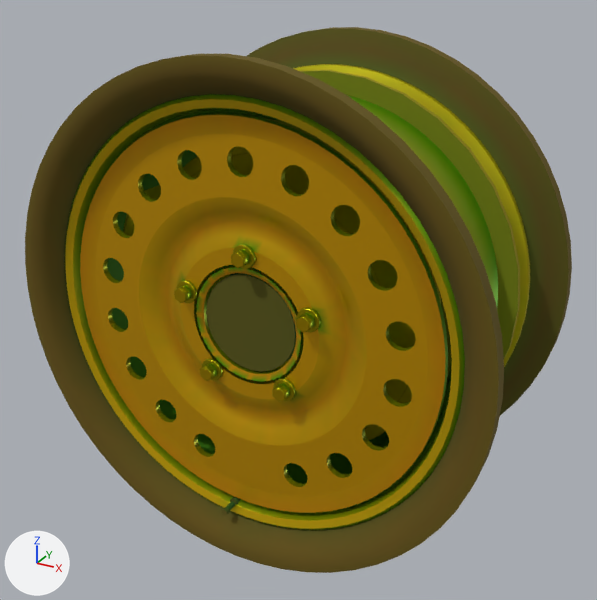
An edit to the glTF model model/parts/rim_FL_steel.glb, drawn before and after from the same camera.
Both versions are drawn from a camera (50 mm lens) standing at (-1.226, -1.565, 0.756) and looking at (-1.631, -0.828, 0.387). Every picture has the same lights, and +X, +Y and +Z are marked at lower left. The first picture is the older version. Where no turn or scale is listed for an object, it has been applied to the vertices. Vertices at exactly the same position are counted once.

Objects in the first picture: 'backing', 'barrel', 'black', 'brake', 'chrome', 'rim', 'tyre' and 2 more.
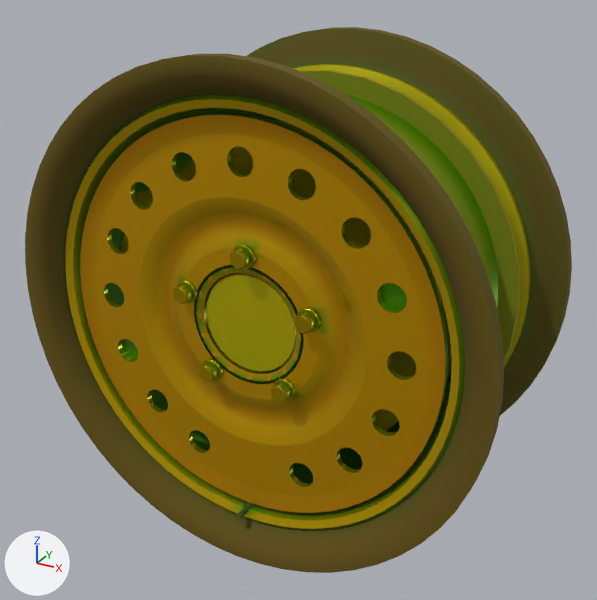
The change, as a list of edits to the scene's bpy script:
```text
Change me_rim:
    used by ob_rim; location = (-1.635, -0.825, 0.396)
    remove me_rim.from_pydata(...)  # 3142 vertices, 6227 faces; spans x -0.231..0.231, y -0.118..0.107, z -0.231..0.231
    add me_rim.from_pydata(...)  # 2970 vertices, 5901 faces; spans x -0.231..0.231, y -0.118..0.107, z -0.231..0.231
    me_rim part 1: 47 vertices moved from x -0.181..-0.044, y -0.108..-0.101, z -0.172..0.172 to x -0.183..-0.05, y -0.108..-0.101, z -0.171..0.17; 265 vertices removed from x -0.181..-0.043, y -0.108..-0.101, z -0.173..0.173; 181 vertices added at x -0.183..-0.05, y -0.108..-0.101, z -0.171..0.171
    me_rim part 2: 50 vertices moved from x 0.044..0.18, y -0.108..-0.101, z -0.172..0.167 to x 0.05..0.182, y -0.108..-0.101, z -0.171..0.17; 262 vertices removed from x 0.043..0.181, y -0.108..-0.101, z -0.173..0.173; 174 vertices added at x 0.05..0.183, y -0.108..-0.101, z -0.171..0.171
    me_rim part 3: 1157 kept faces spanning x -0.231..0.231, y -0.118..0.107, z -0.231..0.231 get new vertex colours; the middle colour goes from yellow #eab700 to yellow #ebb700
Change me_black:
    used by ob_black; location = (-1.635, -0.825, 0.396)
    remove me_black.from_pydata(...)  # 120 vertices, 224 faces; spans x -0.053..0.053, y -0.133..-0.079, z -0.223..0.053
    add me_black.from_pydata(...)  # 72 vertices, 132 faces; spans x -0.005..0.005, y -0.133..-0.105, z -0.224..-0.214
    me_black part 4: the loose piece of 24 vertices spanning x -0.023..-0.013, y -0.114..-0.105, z -0.223..-0.213 is moved by (0.018, 0.0, -0.001)
    me_black part 5: the loose piece of 24 vertices spanning x -0.021..-0.015, y -0.128..-0.11, z -0.221..-0.215 is moved by (0.018, 0.0, -0.001)
    me_black part 6: the loose piece of 24 vertices spanning x -0.021..-0.014, y -0.133..-0.128, z -0.222..-0.215 is moved by (0.018, 0.0, -0.001)
    me_black part 7: the loose piece of 48 vertices spanning x -0.053..0.053, y -0.099..-0.079, z -0.053..0.053 is deleted
Change me_brake:
    used by ob_brake; location = (-1.635, -0.825, 0.396)
    remove me_brake.from_pydata(...)  # 752 vertices, 1416 faces; spans x -0.177..0.177, y -0.116..-0.022, z -0.177..0.177
    add me_brake.from_pydata(...)  # 800 vertices, 1508 faces; spans x -0.177..0.177, y -0.116..-0.022, z -0.177..0.177
    me_brake part 8: a new loose piece, a 24-sided cylinder along y spanning x -0.053..0.053, y -0.099..-0.079, z -0.053..0.053, in mat_brake
```

Boxes [x1, y1, x2, y2] around the edits, measured in the pictures (597 x 600 px; the box of a moved part takes in the faces that stretch with it):
part 1 of me_rim, moved or reshaped
    before: [95, 135, 221, 474]
    after: [95, 138, 218, 466]
part 2 of me_rim, moved or reshaped
    before: [275, 144, 428, 496]
    after: [277, 151, 428, 496]
part 3 of me_rim, recoloured
    both: [72, 64, 530, 524]
part 4 of me_black, moved or reshaped
    before: [230, 497, 240, 504]
    after: [243, 502, 254, 510]
part 5 of me_black, moved or reshaped
    before: [226, 501, 235, 511]
    after: [239, 506, 249, 516]
part 6 of me_black, moved or reshaped
    before: [221, 507, 229, 515]
    after: [235, 513, 243, 521]
part 7 of me_black, deleted (yellow)
    before: [206, 273, 296, 372]
part 8 of me_brake, added (yellow)
    after: [206, 273, 296, 372]
